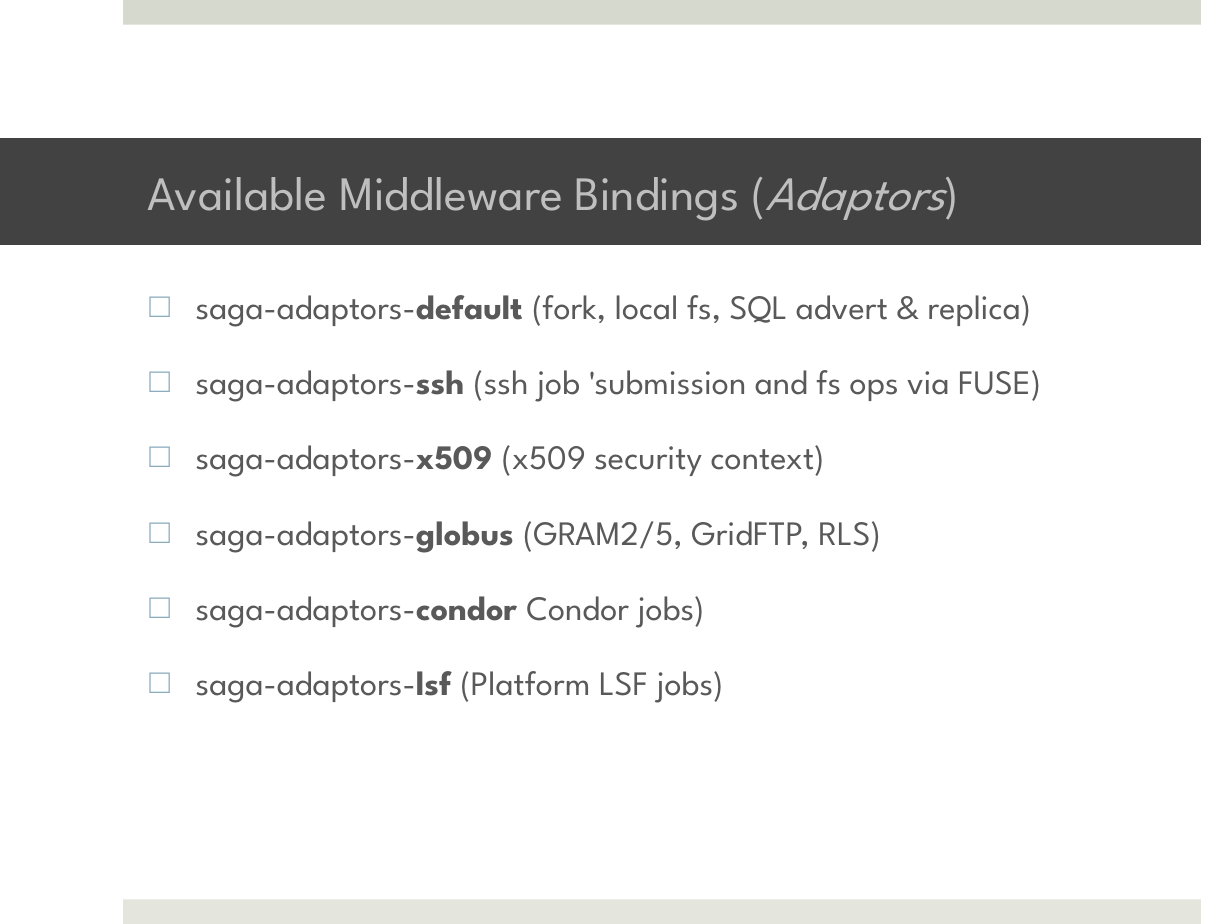
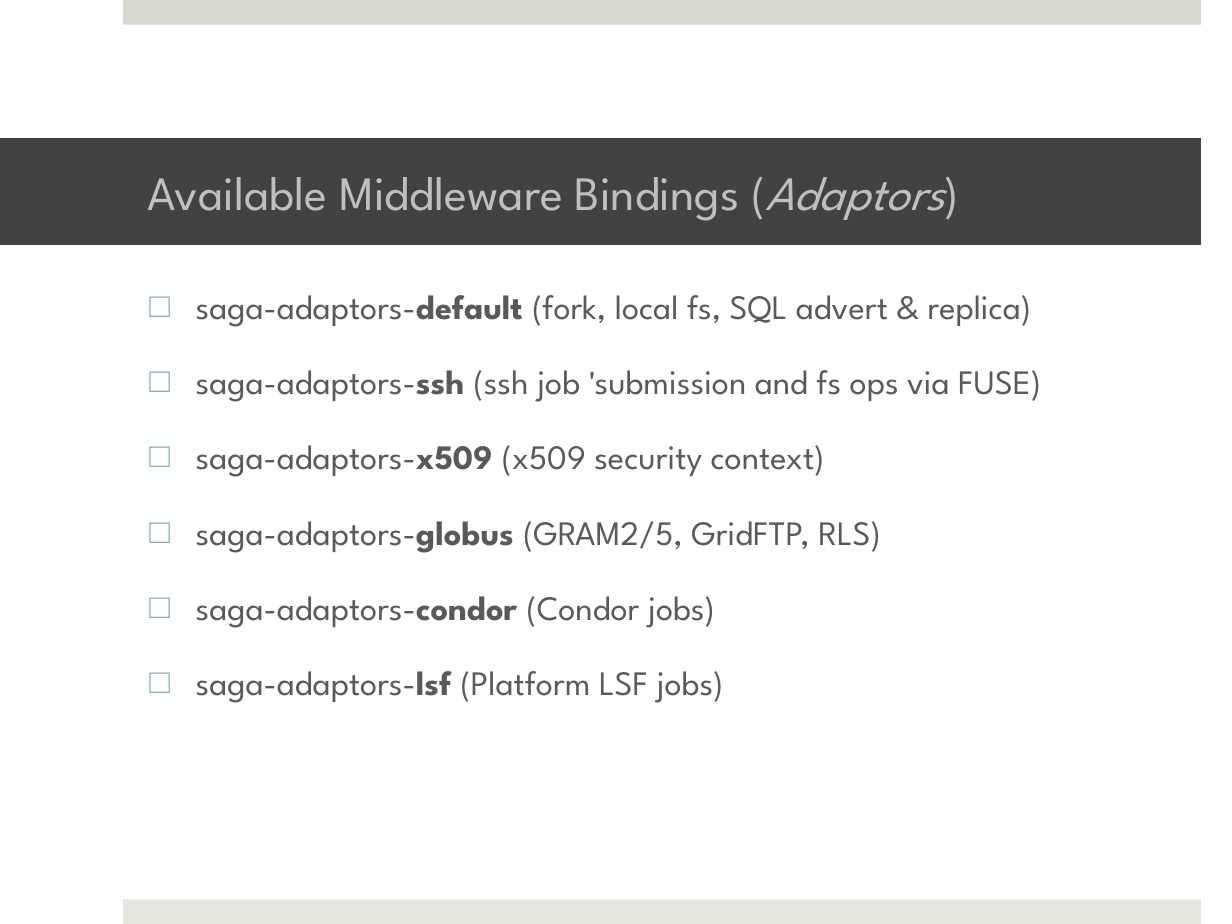
Before and after one commit to saga-project/saga-cpp-legacy-projects, a slide deck: slide 4 of tutorial/general_tutorial/Installation.pptx. Drawn at 1232x924 pixels with LibreOffice and Linux fonts; fonts in the diff are those of the drawing; background and template pictures are left out. Boxes give left, top, right and bottom in pixels: in the first picture for what was removed or moved away, otherwise in the second. Text is boxed around its words. In the diff, an @@ line names an element or a change of style, - is before the commit and + after.

```diff
--- a/tutorial/general_tutorial/Installation.pptx
+++ b/tutorial/general_tutorial/Installation.pptx
@@ text at (x1=196, y1=596, x2=715, y2=628): text changed @@
-□ saga-adaptors-condor Condor jobs)
+□ saga-adaptors-condor (Condor jobs)
```
Also in this commit, not shown: 6 other slides changed.
